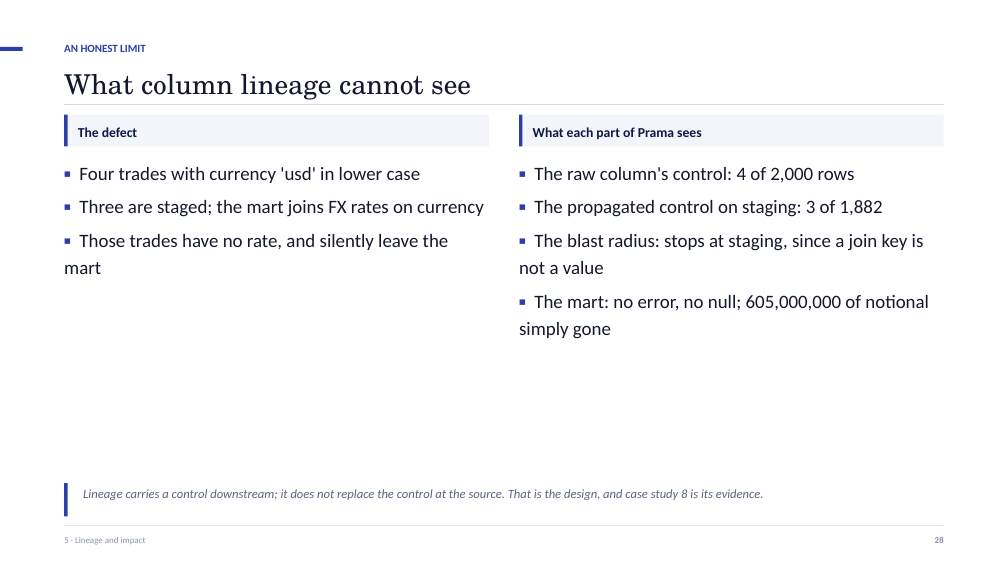
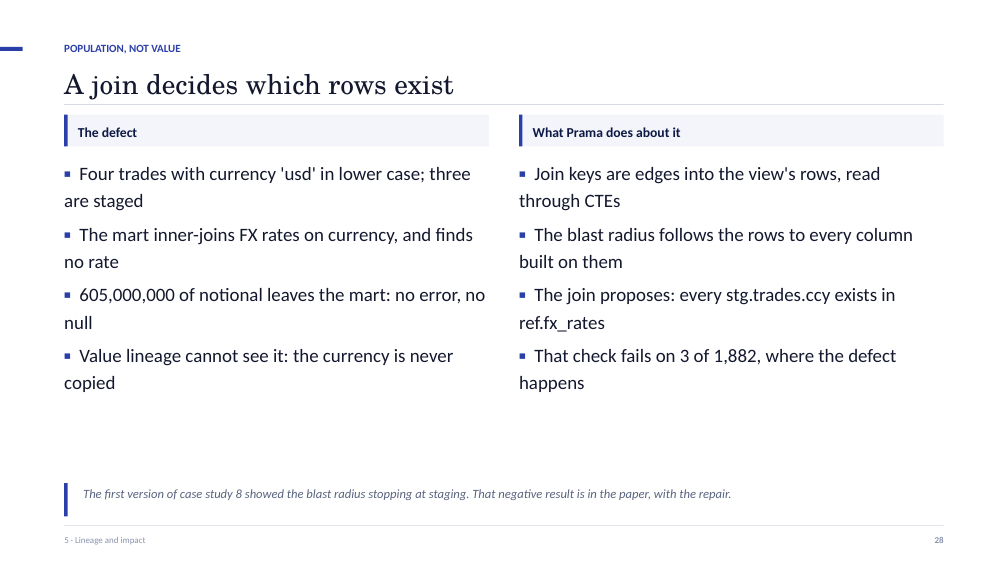
Before and after one commit to ajsinha/prama, a slide deck: slide 28 of docs/deck/Prama-Evidence-First-Data-Quality.pptx. Drawn at 1008x567 pixels with LibreOffice and Linux fonts; fonts in the diff are those of the drawing. Boxes give left, top, right and bottom in pixels: in the first picture for what was removed or moved away, otherwise in the second. Text is boxed around its words. In the diff, an @@ line names an element or a change of style, - is before the commit and + after.

Commit message:
Lineage sees joins, and RECONCILE filters each side
Case study 8 lost 605,000,000 of notional at an FX join that value lineage
could not see. Now:

- The SQL reader records each equality in an inner or left join's ON clause
  as join_key edges into the view's rows (dataset.*), read through a CTE to
  its real table. Filter edges carry their condition when it is over one
  table.
- The blast radius treats dataset.* as the dataset's rows: a change in which
  rows exist reaches every column computed over them, and the path says so.
- Lineage proposes CHECK driving.key REFERENCES looked_up.key for every join
  (lineage_join). In case study 8 it fails on 3 of 1,882 staged trades, where
  the defect happens.
- RECONCILE a [WHERE p] AGAINST b [WHERE q]: each side filters its own rows;
  a trailing WHERE is still refused. Unfiltered plans keep their ids. A
  filtered copy's reconciliation now carries the filter to its source, and is
  held only when the condition cannot be carried over.

Also fixed: sqlglot 30 keeps WITH under "with_", so no CTE was ever found and
a CTE's name was taken for a table.

The case study, its README, the paper (register now 47/12/5/8 of 72, 40
pages), its article, the Medium article and diagram, the deck and the rule
language spec are updated. New tests fail on the old code.

```diff
--- a/docs/deck/Prama-Evidence-First-Data-Quality.pptx
+++ b/docs/deck/Prama-Evidence-First-Data-Quality.pptx
@@ text at box(64, 45, 180, 53): text changed @@
-AN HONEST LIMIT
+POPULATION, NOT VALUE
@@ text at box(64, 74, 453, 100): text changed @@
-What column lineage cannot see
+A join decides which rows exist
@@ text at box(533, 127, 681, 137): text changed @@
-What each part of Prama sees
+What Prama does about it
@@ text at box(64, 167, 485, 392): text changed @@
-▪ Four trades with currency 'usd' in lower case
-▪ Three are staged; the mart joins FX rates on currency
-▪ Those trades have no rate, and silently leave the mart
+▪ Four trades with currency 'usd' in lower case; three are staged
+▪ The mart inner-joins FX rates on currency, and finds no rate
+▪ 605,000,000 of notional leaves the mart: no error, no null
+▪ Value lineage cannot see it: the currency is never copied
@@ text at box(519, 167, 913, 392): text changed @@
-▪ The raw column's control: 4 of 2,000 rows
-▪ The propagated control on staging: 3 of 1,882
-▪ The blast radius: stops at staging, since a join key is not a value
-▪ The mart: no error, no null; 605,000,000 of notional simply gone
+▪ Join keys are edges into the view's rows, read through CTEs
+▪ The blast radius follows the rows to every column built on them
+▪ The join proposes: every stg.trades.ccy exists in ref.fx_rates
+▪ That check fails on 3 of 1,882, where the defect happens
@@ text at box(83, 489, 732, 500): text changed @@
-Lineage carries a control downstream; it does not replace the control at the source. That is the design, and case study 8 is its evidence.
+The first version of case study 8 showed the blast radius stopping at staging. That negative result is in the paper, with the repair.
```
Also in this commit, not shown: 4 other slides changed, 26 other files.
